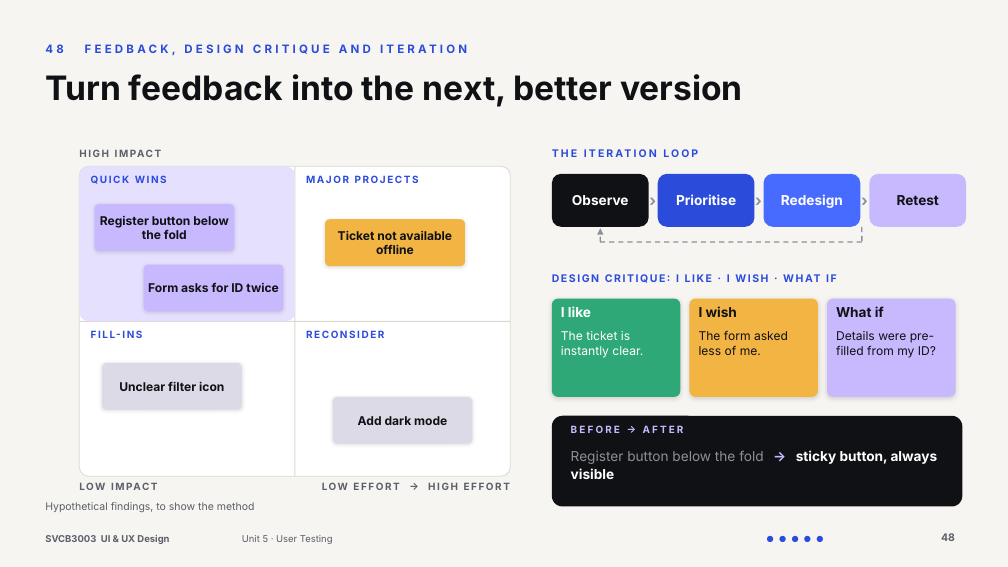
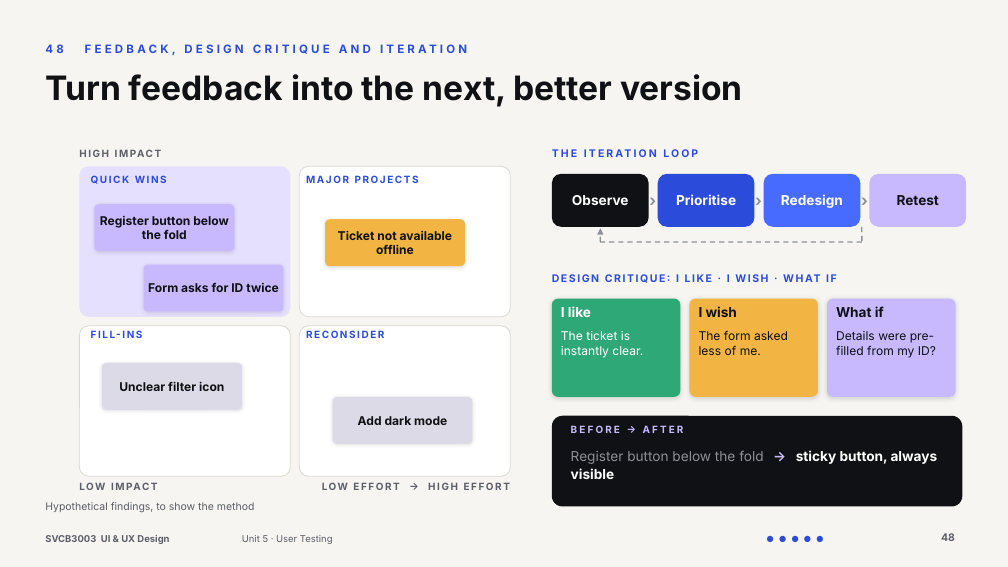
Before and after one commit to Juni233232/Portfolio, a slide deck: slide 48 of ux-ui-presentation/UX-UI-Design-Understanding-the-Experience.pptx. Drawn at 1008x567 pixels with LibreOffice and Linux fonts; fonts in the diff are those of the drawing. Boxes give left, top, right and bottom in pixels: in the first picture for what was removed or moved away, otherwise in the second. Text is boxed around its words. In the diff, an @@ line names an element or a change of style, - is before the commit and + after.

```diff
--- a/ux-ui-presentation/UX-UI-Design-Understanding-the-Experience.pptx
+++ b/ux-ui-presentation/UX-UI-Design-Understanding-the-Experience.pptx
@@ rounded rectangle resized from (x1=79, y1=166, x2=295, y2=321) to (x1=79, y1=166, x2=290, y2=317) @@
@@ rounded rectangle at (x1=79, y1=166, x2=290, y2=317): proportions changed @@
@@ rounded rectangle removed at (x1=79, y1=166, x2=510, y2=476) @@
@@ line removed from (295, 166) to (295, 476) @@
@@ rounded rectangle added at (x1=299, y1=166, x2=510, y2=317), fill #FFFFFF, outline #DAD8CF 0.75 pt @@
@@ line removed from (79, 321) to (510, 321) @@
@@ rounded rectangle added at (x1=79, y1=326, x2=290, y2=476), fill #FFFFFF, outline #DAD8CF 0.75 pt @@
@@ rounded rectangle added at (x1=299, y1=326, x2=510, y2=476), fill #FFFFFF, outline #DAD8CF 0.75 pt @@
```
Also in this commit, not shown: 18 other slides changed, 14 other files.
